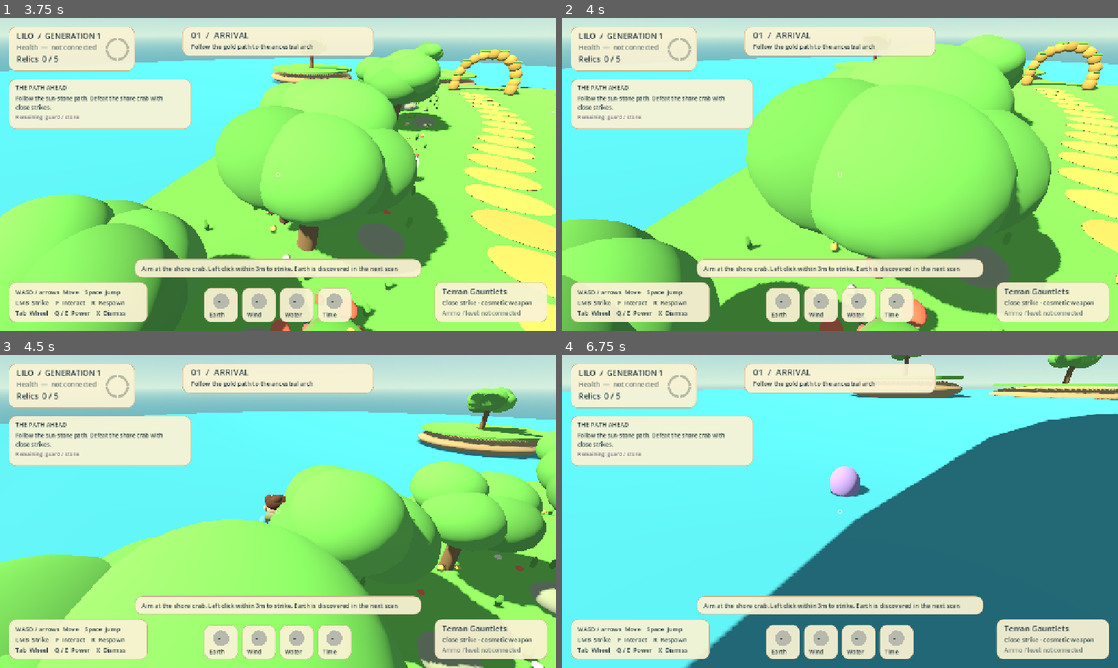
Above: before the commit, frames 1-4 (two rows, left to right).
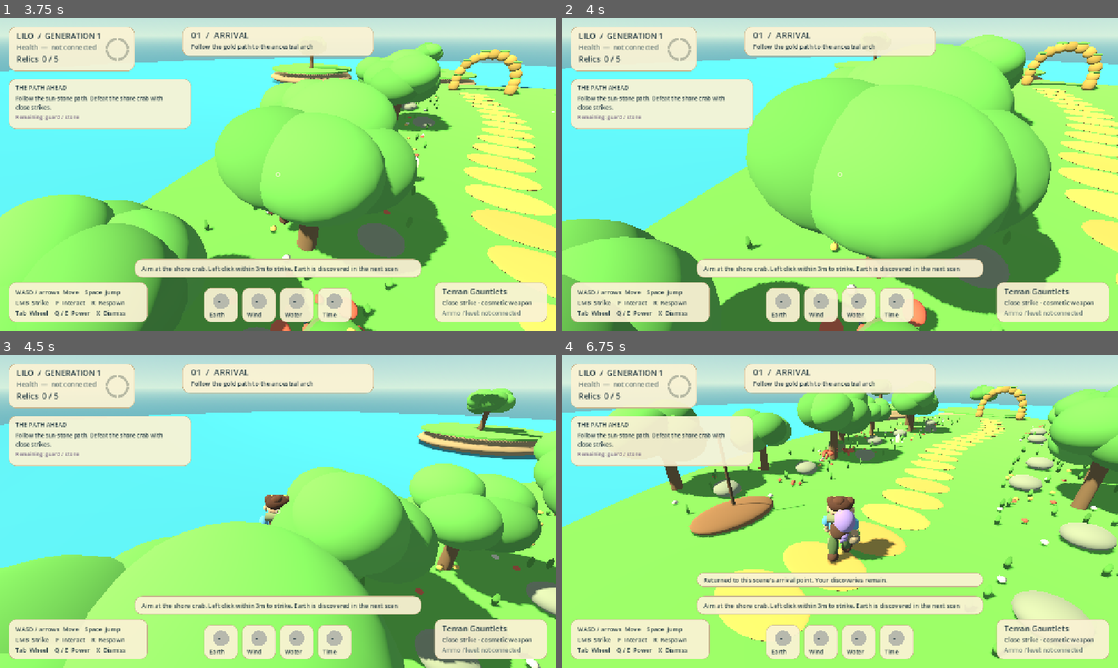
Above: after the commit, the same moments.

Repository: notziking8/Echo_Island_Game
Game: Godot game, scene res://campaign/main.tscn
Two runs of this game, one before a commit and one after it. Both use one fixed random seed, a clock stepped at 60 frames per second and the inputs below.
Inputs (mouse positions are in pixels of both pictures, inside the frame that each line leads up to):
- Up to frame 1 (3.75 s): tap Enter at 0.5 s; move the mouse to (400, 158) at 0.52 s; hold D (move_right) 0.53-1.28 s; hold E (interact) 0.53-1.28 s; click (400, 158) at 0.67 s; tap Space (jump) at 0.77, 1.07, 1.52, 1.82, 2.85, 3.02, 3.32 s; tap C (slide, bound only after the commit) at 0.8, 1.35 s; move the mouse to (250, 174) at 1.27 s; hold W (move_forward) from 1.28 s (still down); click (250, 174) at 1.42 s; tap Shift at 1.55, 2.1 s; move the mouse to (289, 168) at 2.02 s; hold Space (jump) 2.03-2.78 s; click (289, 168) at 2.17 s; move the mouse to (272, 180) at 2.77 s; click (272, 180) at 2.92 s; tap F (interact) at 3.05 s; move the mouse to (316, 177) at 3.52 s; hold C (slide, bound only after the commit) from 3.53 s (still down); tap X (echo_dismiss) at 3.6 s; click (316, 177) at 3.67 s
- Up to frame 2 (4 s): keep holding W (move_forward); keep holding C (slide, bound only after the commit); tap Space (jump) at 3.77 s
- Up to frame 3 (4.5 s): keep holding W (move_forward); tap Space (jump) at 4.07 s; move the mouse to (233, 508) at 4.27 s; release C (slide, bound only after the commit) at 4.28 s; tap E (echo_personal) at 4.35 s; click (233, 508) at 4.42 s
- Up to frame 4 (6.75 s): tap Space (jump) at 4.52, 4.82, 6.02, 6.32 s; tap Shift at 4.55 s; move the mouse to (845, 511) at 5.02 s; hold Space (jump) 5.03-5.78 s; tap Q (echo_primary) at 5.1 s; click (845, 511) at 5.17 s; move the mouse to (817, 505) at 5.77 s; release W (move_forward) at 5.78 s; hold D (move_right) 5.78-6.53 s; tap Tab (echo_wheel) at 5.85 s; click (817, 505) at 5.92 s; tap F (interact) at 6.05 s; move the mouse to (867, 511) at 6.52 s; hold W (move_forward) from 6.53 s (still down); hold F (interact) from 6.53 s (still down); click (867, 511) at 6.67 s

Frame 1 is identical in both runs. In frame 2, 0.3% of the frame differs, in the area x 0-100%, y 7-100%; in frame 3, 4.4%; in frame 4, 68%, in the area x 0-100%, y 0-100%.

Commit message:
Save current traversal work before syncing main

Diff:
--- a/campaign/stage.gd
+++ b/campaign/stage.gd
@@ -43,6 +43,7 @@
 	player = preload("res://scenes/player/player.tscn").instantiate()
 	player.set_script(preload("res://integration/player_adapter.gd"))
 	player.position = Vector3(0, 0.15, 16)
+	player.echo_system = echo
 	add_child(player)
 	player.spring_arm.spring_length = 6.3
 	player.spring_arm.rotation.x = deg_to_rad(-22)
--- a/integration/player_adapter.gd
+++ b/integration/player_adapter.gd
@@ -33,6 +33,22 @@
 	elif current_state == MovementState.SWIMMING or (current_state == MovementState.GLIDING and glide_remaining <= 0):
 		transition_to(MovementState.GROUNDED if is_on_floor() else MovementState.FALLING)
 	super._physics_process(delta)
+
+
+func transition_to(new_state: MovementState) -> void:
+	if new_state == MovementState.MANTLING:
+		dash_remaining = 0.0
+		glide_remaining = 0.0
+	super.transition_to(new_state)
+
+
+func _process_sliding(delta: float) -> void:
+	if wheel_open:
+		transition_to(MovementState.GROUNDED)
+		velocity.x = 0
+		velocity.z = 0
+		return
+	super._process_sliding(delta)
 
 
 func _apply_horizontal_movement(delta: float) -> void:
--- a/integration/team_game.gd
+++ b/integration/team_game.gd
@@ -44,6 +44,7 @@
 	echo = Echo.new()
 	echo.name = "EchoSystem"
 	add_child(echo)
+	player.echo_system = echo
 	echo.unlock_all()
 	echo.summon("earth")
 	controls = IntegratedInput.new()
--- a/project.godot
+++ b/project.godot
@@ -73,6 +73,12 @@
 "events": [Object(InputEventKey,"resource_local_to_scene":false,"resource_name":"","device":16,"window_id":0,"alt_press …(190 unchanged characters)…
 ]
 }
+slide={
+"deadzone": 0.5,
+"events": [Object(InputEventKey,"resource_local_to_scene":false,"resource_name":"","device":16,"window_id":0,"alt_pressed":false,"shift_pressed":false,"ctrl_pressed":false,"meta_pressed":false,"pressed":false,"keycode":0,"physical_keycode":67,"key_label":0,"unicode":0,"location":0,"echo":false,"script":null)
+, Object(InputEventKey,"resource_local_to_scene":false,"resource_name":"","device":16,"window_id":0,"alt_pressed":false,"shift_pressed":false,"ctrl_pressed":false,"meta_pressed":false,"pressed":false,"keycode":0,"physical_keycode":4194325,"key_label":0,"unicode":0,"location":0,"echo":false,"script":null)
+]
+}
 
 [physics]
 
--- a/scripts/player/player.gd
+++ b/scripts/player/player.gd
@@ -4,12 +4,17 @@
 signal state_changed(old_state: MovementState, new_state: MovementState)
 signal respawned(respawn_position: Vector3)
 signal EchoInteractionEvent(target: Object, interaction_data: Dictionary)
+signal echo_step_performed(position: Vector3)
+signal mantled(ledge_position: Vector3)
+signal slide_started
 
 enum MovementState {
 	GROUNDED,
 	FALLING,
 	SWIMMING,
 	GLIDING,
+	MANTLING,
+	SLIDING,
 }
 
 @export_group("Movement")
@@ -20,6 +25,24 @@
 @export var rotation_speed: float = 12.0
 @export var floor_snap_distance: float = 0.3
 
+@export_group("Ledge & Mantle")
+@export var mantle_reach: float = 0.65
+@export var mantle_min_height: float = 0.5
+@export var mantle_max_height: float = 2.05
+@export var mantle_duration: float = 0.32
+
+@export_group("Slide")
+@export var min_slide_speed: float = 1.8
+@export var max_slide_speed: float = 18.0
+@export var slide_friction: float = 12.0
+@export var slide_slope_accel_multiplier: float = 1.7
+@export var min_slide_angle_deg: float = 10.0
+
+@export_group("Echo Step")
+@export var echo_step_strength: float = 6.0
+@export var echo_step_vertical_lift: float = 3.4
+@export var echo_step_unlocked: bool = false
+
 @export_group("Camera")
 @export var mouse_sensitivity: float = 0.003
 @export var min_pitch: float = -75.0
@@ -35,6 +58,13 @@
 var current_state: MovementState = MovementState.GROUNDED
 var spawn_position: Vector3 = Vector3.ZERO
 var current_checkpoint: Node3D = null
+
+# Traversal state trackers
+var echo_system: Node = null
+var echo_step_used: bool = false
+var mantle_start_pos: Vector3 = Vector3.ZERO
+var mantle_target_pos: Vector3 = Vector3.ZERO
+var mantle_timer: float = 0.0
 
 func _ready() -> void:
 	Input.mouse_mode = Input.MOUSE_MODE_CAPTURED
@@ -44,6 +74,16 @@
 	floor_stop_on_slope = true
 	if spring_arm:
 		spring_arm.add_excluded_object(get_rid())
+
+	# Fallback registration for slide action if not loaded from project settings
+	if not InputMap.has_action("slide"):
+		InputMap.add_action("slide")
+		var key_c := InputEventKey.new()
+		key_c.physical_keycode = KEY_C
+		InputMap.action_add_event("slide", key_c)
+		var key_shift := InputEventKey.new()
+		key_shift.physical_keycode = KEY_SHIFT
+		InputMap.action_add_event("slide", key_shift)
 
 func _unhandled_input(event: InputEvent) -> void:
 	if event is InputEventMouseMotion and Input.mouse_mode == Input.MOUSE_MODE_CAPTURED:
@@ -89,18 +129,38 @@
 			_process_swimming(delta)
 		MovementState.GLIDING:
 			_process_gliding(delta)
-
-	_apply_horizontal_movement(delta)
-	move_and_slide()
-	_update_state_transitions()
+		MovementState.MANTLING:
+			_process_mantling(delta)
+		MovementState.SLIDING:
+			_process_sliding(delta)
+
+	if current_state != MovementState.MANTLING and current_state != MovementState.SLIDING:
+		_apply_horizontal_movement(delta)
+
+	if current_state != MovementState.MANTLING:
+		move_and_slide()
+		_update_state_transitions()
 
 func _process_grounded(_delta: float) -> void:
 	if Input.is_action_just_pressed("jump") and is_on_floor():
 		velocity.y = jump_velocity
 		transition_to(MovementState.FALLING)
+	elif Input.is_action_just_pressed("slide") and is_on_floor():
+		var h_speed: float = Vector2(velocity.x, velocity.z).length()
+		var floor_angle: float = get_floor_angle()
+		if h_speed >= min_slide_speed or floor_angle >= deg_to_rad(min_slide_angle_deg):
+			transition_to(MovementState.SLIDING)
 
 func _process_falling(delta: float) -> void:
 	velocity.y -= gravity * delta
+
+	# Check for Ledge Grab / Mantle opportunity
+	if _check_ledge_grab():
+		return
+
+	# Check for Echo Step midair correction
+	if Input.is_action_just_pressed("jump") and is_echo_step_available():
+		_perform_echo_step()
 
 func _process_swimming(delta: float) -> void:
 	# Placeholder swimming neutral buoyancy
@@ -109,6 +169,93 @@
 func _process_gliding(delta: float) -> void:
 	# Placeholder gentle gliding descent
 	velocity.y = max(velocity.y - (gravity * 0.15 * delta), -1.8)
+
+	# Gliding can catch a ledge on contact
+	if _check_ledge_grab():
+		return
+
+func _process_mantling(delta: float) -> void:
+	mantle_timer += delta
+	var progress: float = clampf(mantle_timer / maxf(mantle_duration, 0.05), 0.0, 1.0)
+
+	# S-curve easing: rise vertically to clear ledge, then slide forward onto surface
+	var t_vert: float = sin(progress * PI * 0.5)
+	var t_horiz: float = progress * progress
+
+	global_position.y = lerpf(mantle_start_pos.y, mantle_target_pos.y, t_vert)
+	global_position.x = lerpf(mantle_start_pos.x, mantle_target_pos.x, t_horiz)
+	global_position.z = lerpf(mantle_start_pos.z, mantle_target_pos.z, t_horiz)
+
+	if progress >= 1.0:
+		global_position = mantle_target_pos
+		velocity = Vector3.ZERO
+		transition_to(MovementState.GROUNDED)
+		mantled.emit(mantle_target_pos)
+
+func _process_sliding(delta: float) -> void:
+	if not is_on_floor():
+		transition_to(MovementState.FALLING)
+		return
+
+	# Slide jump carries forward momentum
+	if Input.is_action_just_pressed("jump"):
+		velocity.y = jump_velocity * 1.05
+		transition_to(MovementState.FALLING)
+		return
+
+	var floor_normal: Vector3 = get_floor_normal()
+	var slope_angle: float = get_floor_angle()
+	var min_angle_rad: float = deg_to_rad(min_slide_angle_deg)
+
+	# Downhill vector along the floor plane
+	var downhill: Vector3 = (Vector3.DOWN - floor_normal * Vector3.DOWN.dot(floor_normal))
+	if downhill.length_squared() > 0.001:
+		downhill = downhill.normalized()
+	else:
+		downhill = Vector3.ZERO
+
+	var current_horizontal_vel := Vector3(velocity.x, 0.0, velocity.z)
+	var h_speed: float = current_horizontal_vel.length()
+
+	# Downhill slope acceleration
+	if slope_angle >= min_angle_rad and downhill != Vector3.ZERO:
+		var downhill_dot: float = current_horizontal_vel.dot(downhill) if h_speed > 0.1 else 1.0
+		if downhill_dot >= -0.3:
+			# Heading downhill: gravity boosts downhill velocity
+			var slope_accel: float = gravity * sin(slope_angle) * slide_slope_accel_multiplier
+			velocity.x += downhill.x * slope_accel * delta
+			velocity.z += downhill.z * slope_accel * delta
+		else:
+			# Moving uphill: strong deceleration
+			velocity.x = move_toward(velocity.x, 0.0, deceleration * 1.5 * delta)
+			velocity.z = move_toward(velocity.z, 0.0, deceleration * 1.5 * delta)
+	else:
+		# Flat or mild terrain: gradual friction slows the slide
+		velocity.x = move_toward(velocity.x, 0.0, slide_friction * delta)
+		velocity.z = move_toward(velocity.z, 0.0, slide_friction * delta)
+
+	# Allow subtle steering while sliding
+	var input_dir: Vector2 = Input.get_vector("move_left", "move_right", "move_forward", "move_backward")
+	if input_dir.x != 0.0 and camera:
+		var cam_basis: Basis = camera.global_transform.basis
+		var right: Vector3 = Vector3(cam_basis.x.x, 0.0, cam_basis.x.z).normalized()
+		velocity += right * (input_dir.x * 8.0 * delta)
+
+	# Cap maximum slide speed to prevent physics instability
+	var new_h_speed: float = Vector2(velocity.x, velocity.z).length()
+	if new_h_speed > max_slide_speed:
+		var clamped_dir := Vector3(velocity.x, 0.0, velocity.z).normalized()
+		velocity.x = clamped_dir.x * max_slide_speed
+		velocity.z = clamped_dir.z * max_slide_speed
+
+	# Visual orientation follows slide motion
+	if visuals and new_h_speed > 0.5:
+		var target_rot_y: float = atan2(-velocity.x, -velocity.z)
+		visuals.rotation.y = lerp_angle(visuals.rotation.y, target_rot_y, rotation_speed * delta)
+
+	# Natural slide completion on flat ground when speed drops
+	if new_h_speed < 1.6 and slope_angle < min_angle_rad:
+		transition_to(MovementState.GROUNDED)
 
 func _update_state_transitions() -> void:
 	match current_state:
@@ -117,13 +264,31 @@
 				transition_to(MovementState.FALLING)
 		MovementState.FALLING:
 			if is_on_floor() and velocity.y <= 0.0:
+				echo_step_used = false
+				if Input.is_action_pressed("slide"):
+					var h_speed: float = Vector2(velocity.x, velocity.z).length()
+					if h_speed >= min_slide_speed or get_floor_angle() >= deg_to_rad(min_slide_angle_deg):
+						transition_to(MovementState.SLIDING)
+						return
 				transition_to(MovementState.GROUNDED)
 		MovementState.SWIMMING:
 			if is_on_floor() and velocity.y <= 0.0:
+				echo_step_used = false
 				transition_to(MovementState.GROUNDED)
 		MovementState.GLIDING:
 			if is_on_floor():
+				echo_step_used = false
+				if Input.is_action_pressed("slide"):
+					var h_speed: float = Vector2(velocity.x, velocity.z).length()
+					if h_speed >= min_slide_speed or get_floor_angle() >= deg_to_rad(min_slide_angle_deg):
+						transition_to(MovementState.SLIDING)
+						return
 				transition_to(MovementState.GROUNDED)
+		MovementState.SLIDING:
+			if not is_on_floor():
+				transition_to(MovementState.FALLING)
+		MovementState.MANTLING:
+			pass
 
 func transition_to(new_state: MovementState) -> void:
 	if current_state == new_state:
@@ -138,15 +303,27 @@
 	match state:
 		MovementState.GROUNDED:
 			floor_snap_length = floor_snap_distance
+			echo_step_used = false
 		MovementState.FALLING:
 			floor_snap_length = 0.0
 		MovementState.SWIMMING:
 			floor_snap_length = 0.0
+			echo_step_used = false
 		MovementState.GLIDING:
 			floor_snap_length = 0.0
-
-func _on_state_exited(_state: MovementState) -> void:
-	pass
+		MovementState.MANTLING:
+			floor_snap_length = 0.0
+			velocity = Vector3.ZERO
+		MovementState.SLIDING:
+			floor_snap_length = 0.5
+			slide_started.emit()
+			if visuals:
+				visuals.scale = Vector3(1.0, 0.65, 1.0)
+
+func _on_state_exited(state: MovementState) -> void:
+	if state == MovementState.SLIDING:
+		if visuals:
+			visuals.scale = Vector3.ONE
 
 func _apply_horizontal_movement(delta: float) -> void:
 	var input_dir: Vector2 = Input.get_vector("move_left", "move_right", "move_forward", "move_backward")
@@ -178,14 +355,187 @@
 		MovementState.FALLING: return "FALLING"
 		MovementState.SWIMMING: return "SWIMMING"
 		MovementState.GLIDING: return "GLIDING"
+		MovementState.MANTLING: return "MANTLING"
+		MovementState.SLIDING: return "SLIDING"
 		_: return "UNKNOWN"
+
+# --- Ledge Detection and Mantle ---
+func _check_ledge_grab() -> bool:
+	var space_state := get_world_3d().direct_space_state
+	if not space_state:
+		return false
+
+	var check_dir: Vector3 = Vector3.ZERO
+	var input_dir: Vector2 = Input.get_vector("move_left", "move_right", "move_forward", "move_backward")
+	if input_dir.length_squared() > 0.01 and camera:
+		var cam_basis: Basis = camera.global_transform.basis
+		var fwd: Vector3 = Vector3(cam_basis.z.x, 0.0, cam_basis.z.z).normalized()
+		var rgt: Vector3 = Vector3(cam_basis.x.x, 0.0, cam_basis.x.z).normalized()
+		check_dir = (rgt * input_dir.x + fwd * input_dir.y).normalized()
+	elif visuals:
+		check_dir = -visuals.global_transform.basis.z.normalized()
+		check_dir.y = 0.0
+		check_dir = check_dir.normalized()
+	else:
+		check_dir = -global_transform.basis.z.normalized()
+		check_dir.y = 0.0
+		check_dir = check_dir.normalized()
+
+	if check_dir.length_squared() < 0.01:
+		check_dir = -global_transform.basis.z
+
+	# 1. Forward checks: check shin/knee (0.3m), waist (0.7m), and chest (1.2m) for vertical wall face
+	var wall_hit: Dictionary = {}
+	for check_y_offset: float in [0.3, 0.7, 1.2]:
+		var ray_start := Vector3(global_position.x, global_position.y + check_y_offset, global_position.z)
+		var ray_end := ray_start + check_dir * (0.4 + mantle_reach)
+		var wall_query := PhysicsRayQueryParameters3D.create(ray_start, ray_end, 1)
+		wall_query.exclude = [get_rid()]
+		var hit := space_state.intersect_ray(wall_query)
+		if not hit.is_empty() and absf(hit["normal"].y) <= 0.35:
+			wall_hit = hit
+			break
+
+	if wall_hit.is_empty():
+		return false
+
+	var wall_normal: Vector3 = wall_hit["normal"]
+
+	# 2. High overhead ray: check if the wall extends too high (prevents climbing infinite walls)
+	var high_y: float = global_position.y + mantle_max_height
+	var high_start := Vector3(global_position.x, high_y, global_position.z)
+	var high_end := high_start + check_dir * (0.4 + mantle_reach + 0.35)
+
+	var high_query := PhysicsRayQueryParameters3D.create(high_start, high_end, 1)
+	high_query.exclude = [get_rid()]
+	var high_hit := space_state.intersect_ray(high_query)
+	if not high_hit.is_empty():
+		return false
+
+	# 3. Downward ray: locate the flat top surface of the ledge
+	var wall_point: Vector3 = wall_hit["position"]
+	var inward_dir: Vector3 = -Vector3(wall_normal.x, 0.0, wall_normal.z).normalized()
+	var down_start: Vector3 = wall_point + inward_dir * 0.3 + Vector3(0, (mantle_max_height - 0.6) + 0.1, 0)
+	var down_end: Vector3 = down_start - Vector3(0, (mantle_max_height - mantle_min_height) + 0.5, 0)
+
+	var down_query := PhysicsRayQueryParameters3D.create(down_start, down_end, 1)
+	down_query.exclude = [get_rid()]
+	var down_hit := space_state.intersect_ray(down_query)
+	if down_hit.is_empty():
+		return false
+
+	var ledge_point: Vector3 = down_hit["position"]
+	var ledge_normal: Vector3 = down_hit["normal"]
+	if ledge_normal.y < 0.8:
+		return false
+
+	var ledge_height: float = ledge_point.y - global_position.y
+	if ledge_height < mantle_min_height or ledge_height > mantle_max_height:
+		return false
+
+	# 4. Stand clearance check: verify capsule fits on top of the surface
+	var target_stand_pos := Vector3(ledge_point.x + inward_dir.x * 0.15, ledge_point.y, ledge_point.z + inward_dir.z * 0.15)
+	var cap_shape := CapsuleShape3D.new()
+	cap_shape.radius = 0.38
+	cap_shape.height = 1.7
+
+	var clearance_query := PhysicsShapeQueryParameters3D.new()
+	clearance_query.shape = cap_shape
+	clearance_query.transform = Transform3D(Basis.IDENTITY, target_stand_pos + Vector3(0, 0.88, 0))
+	clearance_query.collision_mask = 1
+	clearance_query.exclude = [get_rid()]
+	var obstructions := space_state.intersect_shape(clearance_query, 1)
+	if not obstructions.is_empty():
+		return false
+
+	mantle_start_pos = global_position
+	mantle_target_pos = target_stand_pos
+	mantle_timer = 0.0
+	velocity = Vector3.ZERO
+	if visuals:
+		visuals.rotation.y = atan2(-check_dir.x, -check_dir.z)
+	transition_to(MovementState.MANTLING)
+	return true
+
+# --- Echo Step Mechanic ---
+func is_echo_step_available() -> bool:
+	if echo_step_used:
+		return false
+	if is_instance_valid(echo_system):
+		if "collected_stones" in echo_system and echo_system.collected_stones.size() > 0:
+			return true
+		if "generation" in echo_system and echo_system.generation >= 2:
+			return true
+		if "active_echo" in echo_system and not echo_system.active_echo.is_empty():
+			return true
+		return false
+	return echo_step_unlocked
+
+func _perform_echo_step() -> void:
+	echo_step_used = true
+
+	var input_dir: Vector2 = Input.get_vector("move_left", "move_right", "move_forward", "move_backward")
+	var step_dir: Vector3 = Vector3.ZERO
+
+	if input_dir != Vector2.ZERO and camera:
+		var cam_basis: Basis = camera.global_transform.basis
+		var forward: Vector3 = Vector3(cam_basis.z.x, 0.0, cam_basis.z.z).normalized()
+		var right: Vector3 = Vector3(cam_basis.x.x, 0.0, cam_basis.x.z).normalized()
+		step_dir = (right * input_dir.x + forward * input_dir.y).normalized()
+	elif visuals:
+		step_dir = -visuals.global_transform.basis.z.normalized()
+		step_dir.y = 0.0
+		step_dir = step_dir.normalized()
+	else:
+		step_dir = -global_transform.basis.z.normalized()
+		step_dir.y = 0.0
+		step_dir = step_dir.normalized()
+
+	if step_dir.length_squared() < 0.01:
+		step_dir = Vector3.FORWARD
+
+	velocity.x = step_dir.x * echo_step_strength
+	velocity.z = step_dir.z * echo_step_strength
+	velocity.y = echo_step_vertical_lift
+
+	if visuals:
+		visuals.rotation.y = atan2(-step_dir.x, -step_dir.z)
+
+	echo_step_performed.emit(global_position)
+	_spawn_echo_step_vfx()
+
+func _spawn_echo_step_vfx() -> void:
+	if not is_inside_tree():
+		return
+	var pulse := MeshInstance3D.new()
+	var cylinder := CylinderMesh.new()
+	cylinder.top_radius = 0.6
+	cylinder.bottom_radius = 0.4
+	cylinder.height = 0.06
+	pulse.mesh = cylinder
+	var mat := StandardMaterial3D.new()
+	mat.transparency = BaseMaterial3D.TRANSPARENCY_ALPHA
+	mat.albedo_color = Color(0.4, 0.9, 0.95, 0.7)
+	mat.emission_enabled = true
+	mat.emission = Color(0.4, 0.85, 0.95)
+	mat.emission_energy_multiplier = 1.2
+	pulse.material_override = mat
+	pulse.top_level = true
+	get_tree().root.add_child(pulse)
+	pulse.global_position = global_position + Vector3(0, 0.1, 0)
+	var tween := pulse.create_tween()
+	if tween:
+		tween.tween_property(pulse, "scale", Vector3(1.8, 1.0, 1.8), 0.22)
+		tween.parallel().tween_property(mat, "albedo_color:a", 0.0, 0.22)
+		tween.tween_callback(pulse.queue_free)
+	else:
+		pulse.queue_free()
 
 func _try_interact() -> void:
 	var interactable = get_focused_interactable()
 	if not interactable:
 		return
 
-	# If the object requires or relates to an Echo ability, notify the Echo system
 	var echo_data: Dictionary = {}
 	if "requires_echo" in interactable and interactable.requires_echo:
 		echo_data["requires_echo"] = true
@@ -231,6 +581,7 @@
 
 func respawn() -> void:
 	velocity = Vector3.ZERO
+	echo_step_used = false
 	var target_pos: Vector3 = spawn_position
 	if current_checkpoint and is_instance_valid(current_checkpoint):
 		if current_checkpoint.has_method("get_respawn_position"):
